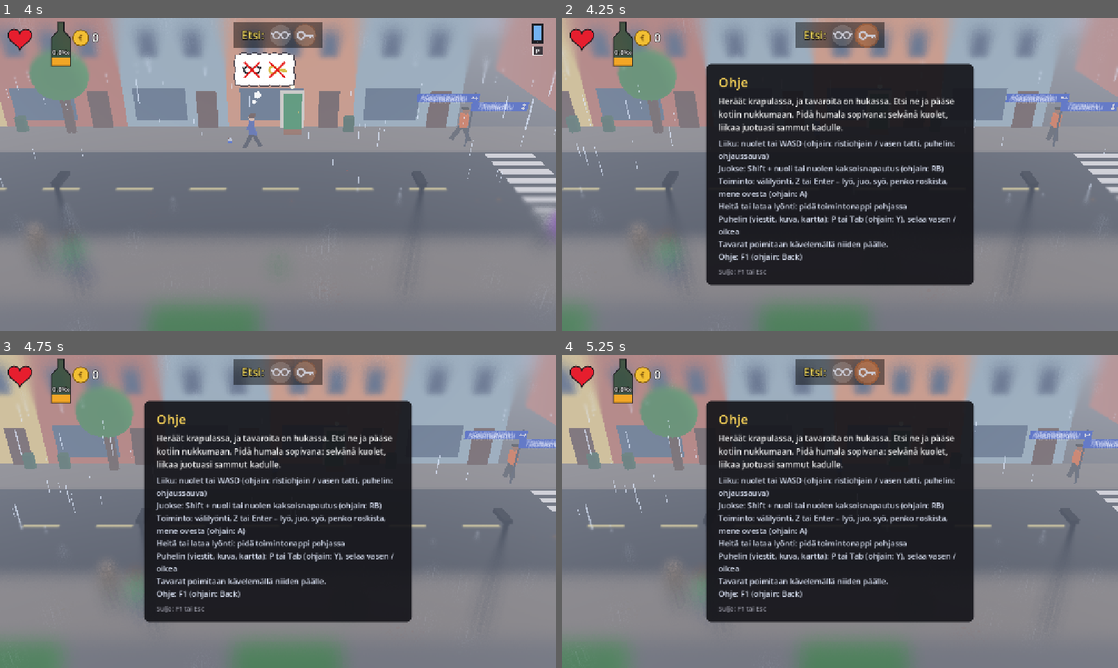
Above: before the commit, frames 1-4 (two rows, left to right).
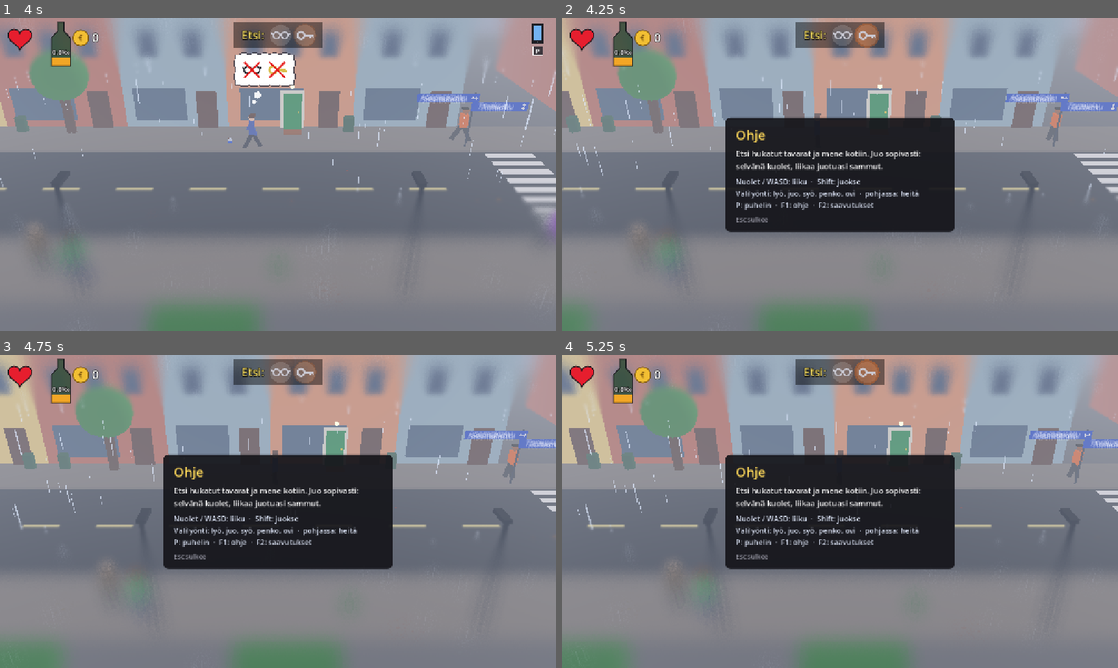
Above: after the commit, the same moments.

Repository: Ecculi/GoodMorningMoonshine
Game: Godot game, scene res://scenes/main.tscn
Two runs of this game, one before a commit and one after it. Both use one fixed random seed, a clock stepped at 60 frames per second and the inputs below.
Inputs (mouse positions are in pixels of both pictures, inside the frame that each line leads up to):
- Up to frame 1 (4 s): tap Enter at 0.5, 2.75 s; move the mouse to (400, 158) at 0.52 s; hold Right (move_right) 0.53-1.25 s; hold Space (action) 0.53-1.25 s; click (400, 158) at 0.67 s; tap P (phone) at 0.8, 3.6 s; drag from (166, 190) to (250, 237) at 1.27 s; tap Space (action) at 2, 2.3, 3.5 s; move the mouse to (333, 105) at 2.02 s; hold Right (move_right) 2.03-2.75 s; hold Shift (run) 2.03-2.75 s; drag from (250, 237) to (111, 127) at 2.77 s; move the mouse to (444, 221) at 3.52 s; hold Left (move_left) from 3.53 s (still down); hold Shift (run) from 3.53 s (still down)
- Up to frame 2 (4.25 s): keep holding Left (move_left); keep holding Shift (run); tap F1 (help) at 4.15 s
- Up to frame 3 (4.75 s): release Left (move_left) at 4.25 s; release Shift (run) at 4.25 s; drag from (111, 464) to (194, 433) at 4.27 s
- Up to frame 4 (5.25 s): move the mouse to (867, 511) at 5.02 s; hold Down (move_down) from 5.03 s (still down); tap Z at 5.1 s; click (867, 511) at 5.17 s

Frame 1 is identical in both runs. In frame 2, 23% of the frame differs, in the area x 25-75%, y 14-86%; in frame 3, 23%; in frame 4, 23%.

Commit message:
Achievements (26, saved on the device) and a shorter F1 help
- Unlocking slides a trophy banner in at the bottom left; F2 lists all,
  got ones ticked.
- Three sausage hits knock a person out (Makkaramestari).
- New: over 3.33333 per mille (Kolmen kolmosen kannit).
- Help is three lines of keys and a one-line goal.

Co-Authored-By: Claude Opus 5.5 <noreply@anthropic.com>
Claude-Session: https://claude.ai/code/session_014p1PeeGbmYxJmsVU4HYhz4

Diff:
--- a/localization/strings.csv
+++ b/localization/strings.csv
@@ -82,15 +82,11 @@
 CAP_CAR_5,"Kuljettaja: ""Hän oli tiellä, ja tie on autoja varten."""
 CAP_CAR_6,"Poliisi muistuttaa, että suojatietä käyttävät myös elävät."
 HELP_TITLE,Ohje
-HELP_GOAL,"Heräät krapulassa, ja tavaroita on hukassa. Etsi ne ja pääse kotiin nukkumaan. Pidä humala sopivana: selvänä kuolet, liikaa juotuasi sammut kadulle."
-HELP_KEY_1,"Liiku: nuolet tai WASD (ohjain: ristiohjain / vasen tatti, puhelin: ohjaussauva)"
-HELP_KEY_2,Juokse: Shift + nuoli tai nuolen kaksoisnapautus (ohjain: RB)
-HELP_KEY_3,"Toiminto: välilyönti, Z tai Enter – lyö, juo, syö, penko roskista, mene ovesta (ohjain: A)"
-HELP_KEY_4,Heitä tai lataa lyönti: pidä toimintonappi pohjassa
-HELP_KEY_5,"Puhelin (viestit, kuva, kartta): P tai Tab (ohjain: Y), selaa vasen / oikea"
-HELP_KEY_6,Tavarat poimitaan kävelemällä niiden päälle.
-HELP_KEY_7,Ohje: F1 (ohjain: Back)
-HELP_CLOSE,Sulje: F1 tai Esc
+HELP_GOAL,"Etsi hukatut tavarat ja mene kotiin. Juo sopivasti: selvänä kuolet, liikaa juotuasi sammut."
+HELP_KEY_1,Nuolet / WASD: liiku  ·  Shift: juokse
+HELP_KEY_2,"Välilyönti: lyö, juo, syö, penko, ovi  ·  pohjassa: heitä"
+HELP_KEY_3,P: puhelin  ·  F1: ohje  ·  F2: saavutukset
+HELP_CLOSE,Esc sulkee
 HELP_DEBUG,"Debug päällä: F5 health täyteen, F6 +0,1 ‰, F7 +100 €, F8 akku +25 %, F9 ei nälkää, kylmää eikä väsymystä. F12 pois."
 HL_SOBER_5,Raitis päivä osoittautui liian raskaaksi
 HL_SOBER_6,Tutkimus: selvä olotila voi olla hengenvaarallinen
@@ -122,3 +118,57 @@
 HL_HANGOVER_6,Mies lupasi lopettaa – maailmankaikkeus otti hänet sanasta
 HL_EXHAUST_3,Mies juoksi itsensä hengiltä – ei edes kilpailussa
 HL_EXHAUST_4,"Liikunta vaarallista, toteaa paikallinen"
+ACH_SAUSAGE_KO,Makkaramestari
+ACH_SAUSAGE_KO_DESC,Tainnuta vastustaja makkaralla heittelemällä.
+ACH_ONE_PUNCH,Kunnon kättely
+ACH_ONE_PUNCH_DESC,Tyrmää joku yhdellä täysin ladatulla lyönnillä.
+ACH_PUNKS_ALL,Punk's Not Dead
+ACH_PUNKS_ALL_DESC,Tyrmää koko punkkariporukka.
+ACH_THROWN_OUT,Ulos ja heti
+ACH_THROWN_OUT_DESC,Portsari nakkaa sinut kadulle.
+ACH_BOUNCER_KO,Portsarin portsari
+ACH_BOUNCER_KO_DESC,Tyrmää portsari.
+ACH_COP_STOP,Pakotie
+ACH_COP_STOP_DESC,Pysäytä takaa-ajava poliisi heittämällä pullo.
+ACH_THREE_TARGETS,Pallomies
+ACH_THREE_TARGETS_DESC,Osu heitetyllä esineellä kolmeen eri hahmoon saman päivän aikana.
+ACH_GULL_STEP,Lokkien vihollinen
+ACH_GULL_STEP_DESC,Astu lokin päälle.
+ACH_SPLATS3,Taivaan lahja
+ACH_SPLATS3_DESC,Kolme lokin paskaa näkökentässä yhtä aikaa.
+ACH_DOG_LEAD,Paras ystävä
+ACH_DOG_LEAD_DESC,Koira johdattaa sinut hukatun tavaran luo.
+ACH_FOOD_STOLEN,Kallis nakki
+ACH_FOOD_STOLEN_DESC,Koira tai lokki vie ruoan kädestä.
+ACH_DOG_CALM,Lauma rauhoittuu
+ACH_DOG_CALM_DESC,Rauhoita vihainen koira heittämällä makkara.
+ACH_DOCTOR,Lääkärin määräys
+ACH_DOCTOR_DESC,"Pysy minuutin ajan 1,0–2,5 promillessa."
+ACH_SOBER_30,Raitis hetki
+ACH_SOBER_30_DESC,"Ole 30 sekuntia alle 0,5 promillessa ja selviä."
+ACH_ELEPHANTS,Vaaleanpunaiset norsut
+ACH_ELEPHANTS_DESC,Näe kaikki neljä näkyä samoista pillereistä.
+ACH_MORNING_BEER,Aamukalja
+ACH_MORNING_BEER_DESC,Juo päivän ensimmäinen juoma ennen kello kahdeksaa.
+ACH_HOME_DRUNK,Kännissä kotiin
+ACH_HOME_DRUNK_DESC,"Mene kotiin nukkumaan yli 2,5 promillessa."
+ACH_PROMILLE_333,Kolmen kolmosen kännit
+ACH_PROMILLE_333_DESC,"Hanki yli 3,33333 promillen humala."
+ACH_CLEAN_DAY,Siisti päivä
+ACH_CLEAN_DAY_DESC,Löydä kaikki hukatut tavarat ja pääse kotiin.
+ACH_NO_MAP,Ilman karttaa
+ACH_NO_MAP_DESC,"Löydä kaikki tavarat niin, että puhelin löytyy viimeisenä."
+ACH_BEGGAR_PAY,Hyvä sydän
+ACH_BEGGAR_PAY_DESC,Maksa kerjäläiselle vihjeestä.
+ACH_GRAVITY5,Painovoiman ystävä
+ACH_GRAVITY5_DESC,Kaadu viisi kertaa saman päivän aikana.
+ACH_BONNET_SURVIVE,Konepellin kyydissä
+ACH_BONNET_SURVIVE_DESC,Selviä hengissä auton konepellin kyydistä.
+ACH_RUN_OVER_SURVIVE,Kova ihminen
+ACH_RUN_OVER_SURVIVE_DESC,Jää auton alle ja selviä hengissä.
+ACH_LAUNDRY,Pyykkipäivä
+ACH_LAUNDRY_DESC,Nuku kadulla kolme yötä peräkkäin.
+ACH_HEADLINES10,Lööppitähti
+ACH_HEADLINES10_DESC,Päädy lehteen kymmenellä eri otsikolla.
+ACH_UNLOCKED,Saavutus!
+ACH_LIST,Saavutukset %d / %d
--- a/scripts/animal.gd
+++ b/scripts/animal.gd
@@ -241,6 +241,7 @@
 			if _move_to(hand, 5.0, dt) or (position - hand).length() < 0.45:
 				# Snatched!
 				main.player._consume_hand_item()
+				GameState.unlock("FOOD_STOLEN")
 				carrying_food = true
 				main.popup("!", main.player.position + Vector3(0, 2.3, 0), Color(1, 0.6, 0.5))
 				state = A.FLEE
@@ -305,6 +306,7 @@
 func hit_by_item(_kind: int) -> void:
 	if state == A.FLEE:
 		return
+	GameState.item_hit(self)
 	if kind == "gull":
 		dir = 1 if position.x >= main.player.position.x else -1
 		state = A.FLEE
@@ -382,6 +384,7 @@
 			# Now and then it just grabs the food and legs it.
 			if _follow_t > 3.0 and _player_dist() < 1.2 and _rng.randf() < 0.25 * dt:
 				main.player._consume_hand_item()
+				GameState.unlock("FOOD_STOLEN")
 				carrying_food = true
 				main.popup("!", p + Vector3(0, 2.3, 0), Color(1, 0.6, 0.5))
 				_run_off("Hau!")
@@ -394,6 +397,7 @@
 					main.popup("Hau!", position + Vector3(0, 0.9, 0), Color(1, 1, 1))
 				if _player_dist() < 1.5:
 					state = A.WANDER
+					GameState.unlock("DOG_LEAD")
 		A.ATTACK:
 			if _player_dist() > 12.0:
 				state = A.WANDER
@@ -429,6 +433,8 @@
 			if _move_to(_food_item.global_position, speed, dt):
 				main.remove_item(_food_item)
 				_food_item = null
+				if angry:
+					GameState.unlock("DOG_CALM")
 				angry = false
 				state = A.WANDER
 				main.popup("♥", position + Vector3(0, 0.9, 0), Color(1, 0.5, 0.6))
--- a/scripts/debug_tools.gd
+++ b/scripts/debug_tools.gd
@@ -1,6 +1,7 @@
 extends CanvasLayer
 ## F1 = help: what the game is about and the controls (the game waits
 ## while it is open). Gamepad: Back / Select.
+## F2 = the list of achievements (got ones ticked).
 ##
 ## Debug tools are hidden: open the help and press F12 to switch them on
 ## (or off). Only then do these work, and small buttons for them appear
@@ -10,18 +11,22 @@
 
 const DEBUG_PROMILLE_STEP := 0.1
 ## Lines of controls in the help (HELP_KEY_1 ... in the translations).
-const HELP_KEY_LINES := 7
+const HELP_KEY_LINES := 3
 
 var debug_on := false
 var _help: PanelContainer
 var _debug_line: Label
 var _buttons: VBoxContainer
+var _ach: PanelContainer
+var _ach_title: Label
+var _ach_grid: GridContainer
 
 
 func _ready() -> void:
 	layer = 20
 	process_mode = Node.PROCESS_MODE_ALWAYS
 	_build_help()
+	_build_achievements()
 	_buttons = VBoxContainer.new()
 	_buttons.position = Vector2(12, 130)
 	_buttons.visible = false
@@ -34,30 +39,77 @@
 
 
 func _build_help() -> void:
-	_help = PanelContainer.new()
-	_help.visible = false
-	_help.set_anchors_preset(Control.PRESET_CENTER)
-	var sb := StyleBoxFlat.new()
-	sb.bg_color = Color(0.08, 0.08, 0.1, 0.92)
-	sb.set_corner_radius_all(12)
-	sb.content_margin_left = 28
-	sb.content_margin_right = 28
-	sb.content_margin_top = 20
-	sb.content_margin_bottom = 20
-	_help.add_theme_stylebox_override("panel", sb)
-	add_child(_help)
+	_help = _panel()
 	var box := VBoxContainer.new()
 	box.add_theme_constant_override("separation", 10)
 	_help.add_child(box)
 	_label(box, tr("HELP_TITLE"), 30, Color(1, 0.85, 0.35))
-	_label(box, tr("HELP_GOAL"), 19, Color(0.95, 0.95, 0.95), 560)
+	_label(box, tr("HELP_GOAL"), 18, Color(0.95, 0.95, 0.95), 480)
 	var keys: Array = []
 	for i in range(1, HELP_KEY_LINES + 1):
 		keys.append(tr("HELP_KEY_%d" % i))
-	_label(box, "\n".join(keys), 18, Color(0.85, 0.88, 0.95), 560)
+	_label(box, "\n".join(keys), 17, Color(0.85, 0.88, 0.95), 480)
 	_label(box, tr("HELP_CLOSE"), 15, Color(0.6, 0.6, 0.65))
 	_debug_line = _label(box, tr("HELP_DEBUG"), 15, Color(1, 0.5, 0.4), 560)
 	_debug_line.visible = false
+
+
+func _panel() -> PanelContainer:
+	var p := PanelContainer.new()
+	p.visible = false
+	var sb := StyleBoxFlat.new()
+	sb.bg_color = Color(0.08, 0.08, 0.1, 0.92)
+	sb.set_corner_radius_all(12)
+	sb.content_margin_left = 24
+	sb.content_margin_right = 24
+	sb.content_margin_top = 18
+	sb.content_margin_bottom = 18
+	p.add_theme_stylebox_override("panel", sb)
+	add_child(p)
+	return p
+
+
+func _build_achievements() -> void:
+	_ach = _panel()
+	var box := VBoxContainer.new()
+	box.add_theme_constant_override("separation", 10)
+	_ach.add_child(box)
+	_ach_title = _label(box, "", 26, Color(1, 0.85, 0.35))
+	_ach_grid = GridContainer.new()
+	_ach_grid.columns = 2
+	_ach_grid.add_theme_constant_override("h_separation", 24)
+	_ach_grid.add_theme_constant_override("v_separation", 6)
+	box.add_child(_ach_grid)
+	_label(box, tr("HELP_CLOSE"), 15, Color(0.6, 0.6, 0.65))
+
+
+## Fills the list: got ones bright with a tick, the rest grey.
+func _refresh_achievements() -> void:
+	for c in _ach_grid.get_children():
+		c.queue_free()
+	var got := 0
+	for id in GameState.ACHIEVEMENTS:
+		var have: bool = GameState.achieved.has(id)
+		if have:
+			got += 1
+		var text := ("✔ " if have else "○ ") + tr("ACH_" + id) + " – " + tr("ACH_%s_DESC" % id)
+		_label(_ach_grid, text, 14, Color(0.95, 0.9, 0.6) if have else Color(0.6, 0.6, 0.65), 360)
+	_ach_title.text = tr("ACH_LIST") % [got, GameState.ACHIEVEMENTS.size()]
+
+
+func _toggle_achievements() -> void:
+	if _ach.visible:
+		_ach.visible = false
+		if GameState.modal == "help":
+			GameState.modal = ""
+		return
+	if _help.visible:
+		_help.visible = false
+	elif GameState.modal != "" or GameState.over:
+		return
+	_refresh_achievements()
+	_ach.visible = true
+	GameState.modal = "help"
 
 
 func _label(parent: Control, text: String, size: int, col: Color, width := 0) -> Label:
@@ -84,11 +136,14 @@
 
 func _process(_delta: float) -> void:
 	if Input.is_action_just_pressed("help"):
+		if _ach.visible:
+			_toggle_achievements()
 		_toggle_help()
-	if _help.visible:
-		# Keep it in the middle whatever the window size.
-		var vs := get_viewport().get_visible_rect().size
-		_help.position = (vs - _help.size) * 0.5
+	# Keep the open panel in the middle whatever the window size.
+	var vs := get_viewport().get_visible_rect().size
+	for p in [_help, _ach]:
+		if p.visible:
+			p.position = (vs - p.size) * 0.5
 
 
 func _toggle_help() -> void:
@@ -105,6 +160,13 @@
 	if not (event is InputEventKey and event.pressed and not event.echo):
 		return
 	var key: int = event.physical_keycode
+	if key == KEY_F2:
+		_toggle_achievements()
+		return
+	if _ach.visible:
+		if key == KEY_ESCAPE:
+			_toggle_achievements()
+		return
 	if _help.visible:
 		if key == KEY_ESCAPE:
 			_toggle_help()
--- a/scripts/game_state.gd
+++ b/scripts/game_state.gd
@@ -7,6 +7,7 @@
 
 signal day_ended(cause: String)
 signal player_died(cause: String)
+signal achievement_unlocked(id: String)
 
 const DAY_START_MIN := 7 * 60
 const DAY_END_MIN := 24 * 60
@@ -174,6 +175,7 @@
 	rng.randomize()
 	_setup_input()
 	TranslationServer.set_locale("fi")
+	_load_achievements()
 
 
 func _process(delta: float) -> void:
@@ -219,6 +221,7 @@
 		return
 
 	_tick_body(world_dt, running)
+	_check_achievements(world_dt)
 	cold = clampf(cold + cold_rate() * world_dt, 0.0, 100.0)
 	if cold >= COLD_HURTS:
 		health -= 0.8 * world_dt
@@ -335,6 +338,7 @@
 
 
 func take_pills() -> void:
+	trip_kinds.clear()
 	drink(PILLS_PROMILLE)
 	trip_t = TRIP_TIME
 
@@ -359,6 +363,9 @@
 		amount *= 1.4
 	# Into the stomach now; into the blood (and the health) bit by bit.
 	_doses.append([amount, 0.0])
+	if drinks_today == 0 and clock_min < 8.0 * 60.0:
+		unlock("MORNING_BEER")
+	drinks_today += 1
 	return amount
 
 
@@ -464,6 +471,10 @@
 func find_item(id: String) -> void:
 	lost.erase(id)
 	placements.erase(id)
+	found_today.append(id)
+	# Everything found, the phone last (so without its map and hints).
+	if lost.is_empty() and id == "phone" and found_today.size() >= 2:
+		unlock("NO_MAP")
 
 
 ## Entering the home door ends the day. Without keys the character sleeps
@@ -472,6 +483,9 @@
 func go_home(place: String) -> void:
 	if lost.is_empty():
 		bonus += 500
+		unlock("CLEAN_DAY")
+	if place == "home" and promille > 2.5:
+		unlock("HOME_DRUNK")
 	sleep_place = place
 	var causes := {"home": "SLEEP_HOME", "stairs": "SLEEP_STAIRS", "basement": "SLEEP_BASEMENT", "friend": "SLEEP_FRIEND"}
 	_end_day(causes[place])
@@ -503,6 +517,8 @@
 	money = 0
 	confiscated = -1
 	soiled = false
+	street_nights = 0
+	_reset_day_counters()
 	last_hurt = "fight"
 	hunger = 20.0
 	strain = 0.0
@@ -537,6 +553,10 @@
 func new_day() -> void:
 	_doses.clear()
 	var at_sleep := promille
+	_reset_day_counters()
+	street_nights = street_nights + 1 if sleep_place == "street" else 0
+	if street_nights >= 3:
+		unlock("LAUNDRY")
 	if sleep_place == "street":
 		soiled = true
 	elif sleep_place == "home" or sleep_place == "friend":
@@ -787,3 +807,119 @@
 	ev.axis = axis
 	ev.axis_value = value
 	InputMap.action_add_event(action, ev)
+
+
+# --- Achievements -------------------------------------------------------------
+
+## Achievement ids; names and descriptions are ACH_<ID> / ACH_<ID>_DESC in
+## the translations. Unlocked ones are kept on the device.
+const ACHIEVEMENTS := [
+	"SAUSAGE_KO", "ONE_PUNCH", "PUNKS_ALL", "THROWN_OUT", "BOUNCER_KO", "COP_STOP", "THREE_TARGETS",
+	"GULL_STEP", "SPLATS3", "DOG_LEAD", "FOOD_STOLEN", "DOG_CALM",
+	"DOCTOR", "SOBER_30", "ELEPHANTS", "MORNING_BEER", "HOME_DRUNK", "PROMILLE_333",
+	"CLEAN_DAY", "NO_MAP", "BEGGAR_PAY",
+	"GRAVITY5", "BONNET_SURVIVE", "RUN_OVER_SURVIVE", "LAUNDRY", "HEADLINES10",
+]
+const ACH_FILE := "user://achievements.cfg"
+## Seconds of game time in the mending zone / under the hangover limit.
+const DOCTOR_TIME := 60.0
+const SOBER_TIME := 30.0
+const PROMILLE_333 := 3.33333
+
+var achieved := {}
+var headlines_seen := {}
+## Per day.
+var found_today: Array = []
+var falls_today := 0
+var drinks_today := 0
+var item_hit_ids := {}
+var trip_kinds := {}
+var _mend_t := 0.0
+var _sober_t := 0.0
+## Nights on the street in a row.
+var street_nights := 0
+
+
+func unlock(id: String) -> void:
+	if achieved.has(id) or not ACHIEVEMENTS.has(id):
+		return
+	achieved[id] = true
+	_save_achievements()
+	achievement_unlocked.emit(id)
+
+
+func _load_achievements() -> void:
+	var cf := ConfigFile.new()
+	if cf.load(ACH_FILE) != OK:
+		return
+	if cf.has_section("unlocked"):
+		for id in cf.get_section_keys("unlocked"):
+			achieved[id] = true
+	if cf.has_section("headlines"):
+		for k in cf.get_section_keys("headlines"):
+			headlines_seen[k] = true
+
+
+func _save_achievements() -> void:
+	var cf := ConfigFile.new()
+	for id in achieved:
+		cf.set_value("unlocked", id, true)
+	for k in headlines_seen:
+		cf.set_value("headlines", k, true)
+	cf.save(ACH_FILE)
+
+
+## A death headline was shown (ten different ones = an achievement).
+func saw_headline(key: String) -> void:
+	if headlines_seen.has(key):
+		return
+	headlines_seen[key] = true
+	_save_achievements()
+	if headlines_seen.size() >= 10:
+		unlock("HEADLINES10")
+
+
+## A thrown thing hit someone (three different people in a day).
+func item_hit(who: Object) -> void:
+	item_hit_ids[who.get_instance_id()] = true
+	if item_hit_ids.size() >= 3:
+		unlock("THREE_TARGETS")
+
+
+func fell_down() -> void:
+	falls_today += 1
+	if falls_today >= 5:
+		unlock("GRAVITY5")
+
+
+func saw_vision(kind: String) -> void:
+	trip_kinds[kind] = true
+	if trip_kinds.size() >= 4:
+		unlock("ELEPHANTS")
+
+
+## Timed and threshold achievements, every tick of game time.
+func _check_achievements(dt: float) -> void:
+	if promille > PROMILLE_333:
+		unlock("PROMILLE_333")
+	if mend_rate() > 0.0:
+		_mend_t += dt
+		if _mend_t >= DOCTOR_TIME:
+			unlock("DOCTOR")
+	else:
+		_mend_t = 0.0
+	if promille < PROMILLE_HANGOVER:
+		_sober_t += dt
+		if _sober_t >= SOBER_TIME:
+			unlock("SOBER_30")
+	else:
+		_sober_t = 0.0
+
+
+func _reset_day_counters() -> void:
+	found_today.clear()
+	falls_today = 0
+	drinks_today = 0
+	item_hit_ids.clear()
+	_mend_t = 0.0
+	_sober_t = 0.0
--- a/scripts/hud.gd
+++ b/scripts/hud.gd
@@ -85,6 +85,8 @@
 		"pos": Vector2(randf_range(vs.x * 0.15, vs.x * 0.85), randf_range(vs.y * 0.1, vs.y * 0.7)),
 		"size": randf_range(50.0, 95.0), "t": SPLAT_TIME, "seed": randi(),
 	})
+	if _splats.size() >= 3:
+		GameState.unlock("SPLATS3")
 
 
 func _draw_splats() -> void:
@@ -117,6 +119,46 @@
 		draw_circle(c + Vector2(s * 0.06, -s * 0.04), s * 0.12, Color(0.45, 0.5, 0.35, 0.7 * a))
 
 
+## Achievement unlocked: a banner slides in at the bottom left for a few
+## seconds (a trophy and the name). Several queue up.
+const ACH_TIME := 4.0
+var _ach_queue: Array = []
+var _ach_t := 0.0
+
+
+func show_achievement(id: String) -> void:
+	_ach_queue.append(id)
+
+
+func _draw_achievement(vs: Vector2, font: Font) -> void:
+	if _ach_queue.is_empty():
+		return
+	_ach_t += get_process_delta_time()
+	if _ach_t >= ACH_TIME:
+		_ach_t = 0.0
+		_ach_queue.pop_front()
+		return
+	var id: String = _ach_queue[0]
+	var slide := clampf(_ach_t / 0.3, 0.0, 1.0) * clampf((ACH_TIME - _ach_t) / 0.3, 0.0, 1.0)
+	var name_text := tr("ACH_" + id)
+	var w := maxf(font.get_string_size(name_text, HORIZONTAL_ALIGNMENT_LEFT, -1, 22).x, 160.0) + 90.0
+	var r := Rect2(Vector2(lerpf(-w, 16.0, slide), vs.y - 250.0), Vector2(w, 64))
+	draw_rect(r, Color(0.08, 0.08, 0.1, 0.88))
+	draw_rect(r, Color(1, 0.8, 0.25), false, 2.0)
+	# Trophy.
+	var c := r.position + Vector2(34, 32)
+	var gold := Color(1, 0.8, 0.25)
+	draw_colored_polygon(PackedVector2Array([c + Vector2(-13, -16), c + Vector2(13, -16), c + Vector2(8, 2),
+		c + Vector2(-8, 2)]), gold)
+	draw_arc(c + Vector2(-13, -9), 6.0, PI * 0.5, PI * 1.5, 10, gold, 3.0)
+	draw_arc(c + Vector2(13, -9), 6.0, -PI * 0.5, PI * 0.5, 10, gold, 3.0)
+	draw_rect(Rect2(c + Vector2(-3, 2), Vector2(6, 8)), gold)
+	draw_rect(Rect2(c + Vector2(-10, 10), Vector2(20, 5)), gold)
+	draw_string(font, r.position + Vector2(66, 24), tr("ACH_UNLOCKED"), HORIZONTAL_ALIGNMENT_LEFT, -1, 15,
+		Color(1, 0.8, 0.35))
+	draw_string(font, r.position + Vector2(66, 50), name_text, HORIZONTAL_ALIGNMENT_LEFT, -1, 22, Color.WHITE)
+
+
 func think(items: Array) -> void:
 	_bubble_items = items
 	_bubble_on = true
@@ -243,6 +285,7 @@
 	_draw_bin_hint()
 	_draw_trade_hint()
 	_draw_found(vs)
+	_draw_achievement(vs, font)
 	_draw_head_heart(delta_draw())
 	_draw_arrest()
 	_draw_lost_list(vs)
--- a/scripts/main.gd
+++ b/scripts/main.gd
@@ -127,6 +127,7 @@
 	add_child(DebugTools.new())
 
 	GameState.day_ended.connect(_on_day_ended)
+	GameState.achievement_unlocked.connect(func(id): hud.show_achievement(id))
 	GameState.player_died.connect(_on_player_died)
 	_new_game()
 
@@ -869,7 +870,9 @@
 	if not HEADLINES.has(fam):
 		fam = "FIGHT"
 	var n: Array = HEADLINES[fam]
-	var title := tr("HL_%s_%d" % [fam, rng.randi_range(1, n[0])])
+	var hl_key := "HL_%s_%d" % [fam, rng.randi_range(1, n[0])]
+	GameState.saw_headline(hl_key)
+	var title := tr(hl_key)
 	var caption := tr("CAP_%s_%d" % [fam, rng.randi_range(1, n[1])])
 	# Now and then a caption that fits any death.
 	if rng.randf() < 0.2:
@@ -1241,6 +1244,7 @@
 ## Beggar paid: a tip about where one of the lost things is (like the
 ## cellmate), or a shrug when nothing is lost.
 func beggar_tip(pos: Vector3) -> void:
+	GameState.unlock("BEGGAR_PAY")
 	var candidates: Array = []
 	for id in GameState.placements:
 		candidates.append(id)
@@ -1265,6 +1269,7 @@
 ## A gull was trodden on: the other gulls come over and bomb the player
 ## for a while. If there are hardly any, a couple fly in from the side.
 func gull_trampled(victim) -> void:
+	GameState.unlock("GULL_STEP")
 	var others: Array = []
 	for a in animals:
 		if a != victim and a.kind == "gull":
@@ -1297,7 +1302,9 @@
 		return
 	_vision_cd = rng.randf_range(1.2, 3.0)
 	var v = Vision.new()
-	v.setup(["elephant", "mushroom", "eye", "spiral"][rng.randi() % 4], rng)
+	var vk: String = ["elephant", "mushroom", "eye", "spiral"][rng.randi() % 4]
+	v.setup(vk, rng)
+	GameState.saw_vision(vk)
 	# Added to the block so it goes when the street changes.
 	level.add_child(v)
 	var side := -1.0 if rng.randf() < 0.5 else 1.0
--- a/scripts/npc.gd
+++ b/scripts/npc.gd
@@ -534,6 +534,7 @@
 func take_hit(dmg: int, attacker: Node3D, knock_mult := 1.0) -> void:
 	if state == S.KO:
 		return
+	times_hit += 1
 	hp -= dmg
 	_knock = 3.5 * knock_mult * signf(position.x - attacker.position.x)
 	_windup = -1.0
@@ -563,9 +564,27 @@
 		_mark.visible = true
 
 
+## Sausage hits taken (three knock you out, with an achievement).
+var _sausage_hits := 0
+## Times punched or hit (for "one punch").
+var times_hit := 0
+
+
 func hit_by_item(kind: int) -> void:
 	if state == S.KO:
 		return
+	GameState.item_hit(self)
+	if kind == Item.Kind.FOOD:
+		_sausage_hits += 1
+		if _sausage_hits >= 3:
+			# Out cold from a pelting with sausages.
+			_dazed = true
+			_ko_time = randf_range(DAZE_TIME_MIN, DAZE_TIME_MAX)
+			main.popup("*", position + Vector3(0, 1.9, 0), Color(1, 0.9, 0.4))
+			_knock_out(Vector3(signf(position.x - main.player.position.x) * 1.5, 1.0, 0))
+			main.report_crime(position, false)
+			GameState.unlock("SAUSAGE_KO")
+			return
 	# Hard things can knock them out for a moment.
 	if randf() < DAZE_CHANCE.get(kind, 0.0):
 		if kind == Item.Kind.BOTTLE:
@@ -585,6 +604,8 @@
 	# moment (they stagger back), harder things for longer. A good throw
 	# buys time to get away.
 	if is_hostile():
+		if role == "police" and state == S.CHASE and kind == Item.Kind.BOTTLE:
+			GameState.unlock("COP_STOP")
 		var stop: float = STAGGER_TIME.get(kind, 0.8)
 		if kind == Item.Kind.BOTTLE:
 			hp -= 1
@@ -691,6 +712,15 @@
 	state = S.KO
 	_timer = 0.0
 	_ko_count += 1
+	if role == "bouncer":
+		GameState.unlock("BOUNCER_KO")
+	if role == "punk" and gang.size() >= 2:
+		var all_down := true
+		for g in gang:
+			if is_instance_valid(g) and g.state != S.KO:
+				all_down = false
+		if all_down:
+			GameState.unlock("PUNKS_ALL")
 	_mark.visible = false
 	model.raise_arm(false)
 	if model.sitting:
--- a/scripts/player.gd
+++ b/scripts/player.gd
@@ -78,6 +78,7 @@
 	_ride_car = null
 	_fall_t = 0.0
 	_sleep_after_fall = false
+	_car_survive = ""
 	if _ragdoll != null:
 		_ragdoll.queue_free()
 		_ragdoll = null
@@ -100,6 +101,7 @@
 	_fall_t = 0.0
 	_rise_t = 0.0
 	_sleep_after_fall = false
+	_car_survive = ""
 	if _ragdoll != null:
 		_ragdoll.queue_free()
 		_ragdoll = null
@@ -343,6 +345,7 @@
 ## Thrown onto the bonnet: ride along until the car brakes.
 func start_bonnet_ride(car) -> void:
 	_ride_car = car
+	_car_survive = "BONNET_SURVIVE"
 	running = false
 	_press_time = -1.0
 	model.rotation.z = PI * 0.5
@@ -383,6 +386,7 @@
 
 
 func run_over(car_dir: int) -> void:
+	_car_survive = "RUN_OVER_SURVIVE"
 	running = false
 	_press_time = -1.0
 	_knock_out(55.0, Vector3(car_dir * 3.0, 0.5, randf_range(-1.0, 1.0)))
@@ -394,6 +398,7 @@
 	if GameState.over or _fall_t > 0.0:
 		return
 	running = false
+	GameState.unlock("THROWN_OUT")
 	var side := signf(position.x - from_x) if position.x != from_x else float(facing)
 	_go_ragdoll(Vector3(side * 2.0, 2.5, 4.5), 1.8)
 	GameState.damage(dmg, "bouncer")
@@ -440,6 +445,10 @@
 
 func _get_up() -> void:
 	car_grace = CAR_GRACE
+	# Back on your feet after a car: you survived it.
+	if _car_survive != "":
+		GameState.unlock(_car_survive)
+		_car_survive = ""
 	model.visible = true
 	if _ragdoll != null:
 		# Rise from the pose the rag doll ended in.
@@ -603,7 +612,12 @@
 		main.popup("Zzz", position + Vector3(0.2 * facing, 1.2, 0.3), Color(0.8, 0.85, 1.0))
 
 
+## Set when hit by a car in a way that earns an achievement if survived.
+var _car_survive := ""
+
+
 func _slip_on_backside() -> void:
+	GameState.fell_down()
 	main.popup("*", position + Vector3(0, 0.8, 0.3), Color(0.85, 0.9, 1.0))
 	# Feet fly forward, body falls back.
 	var back := Vector3(_slide_v.x, 0, _slide_v.z).normalized() if _slide_v.length() > 0.1 else Vector3(facing, 0, 0)
@@ -615,6 +629,7 @@
 
 
 func _trip() -> void:
+	GameState.fell_down()
 	main.popup("*", position + Vector3(0.6 * facing, 0.6, 0.3), Color(1, 0.9, 0.4))
 	_go_ragdoll(Vector3(facing * 4.0, 1.5, randf_range(-0.5, 0.5)), 1.6)
 	GameState.damage(4.0, "fall")
@@ -934,6 +949,8 @@
 	if dmg > 0 and charge >= 1.0:
 		dmg += 1
 	target.take_hit(dmg, self, 1.0 + charge)
+	if charged and charge >= 1.0 and target.is_down() and target.times_hit == 1:
+		GameState.unlock("ONE_PUNCH")
 
 
 ## Fighting system: one punch is free, but punching again right away
Not shown, changed: DESIGN.md
